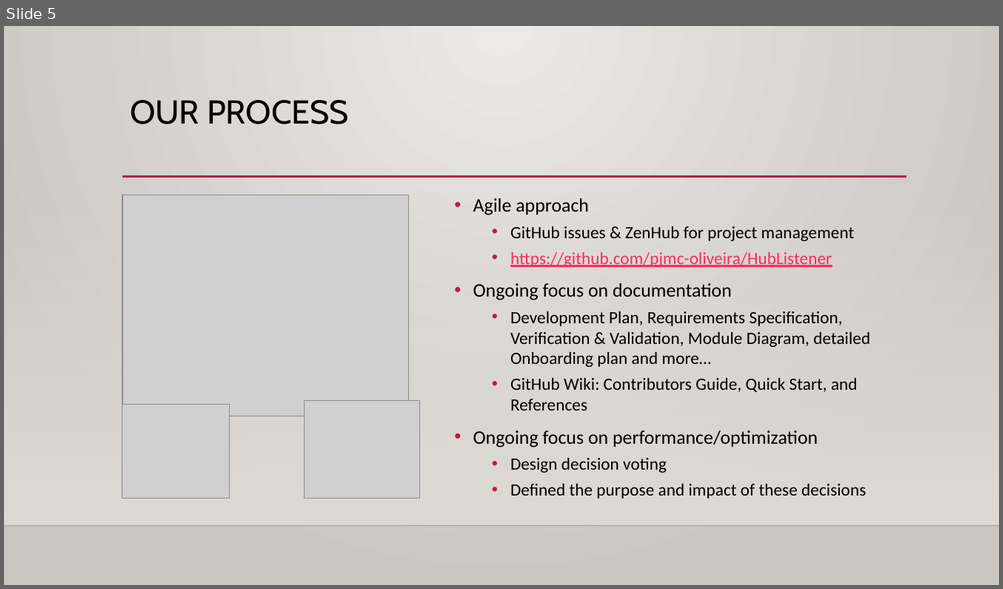
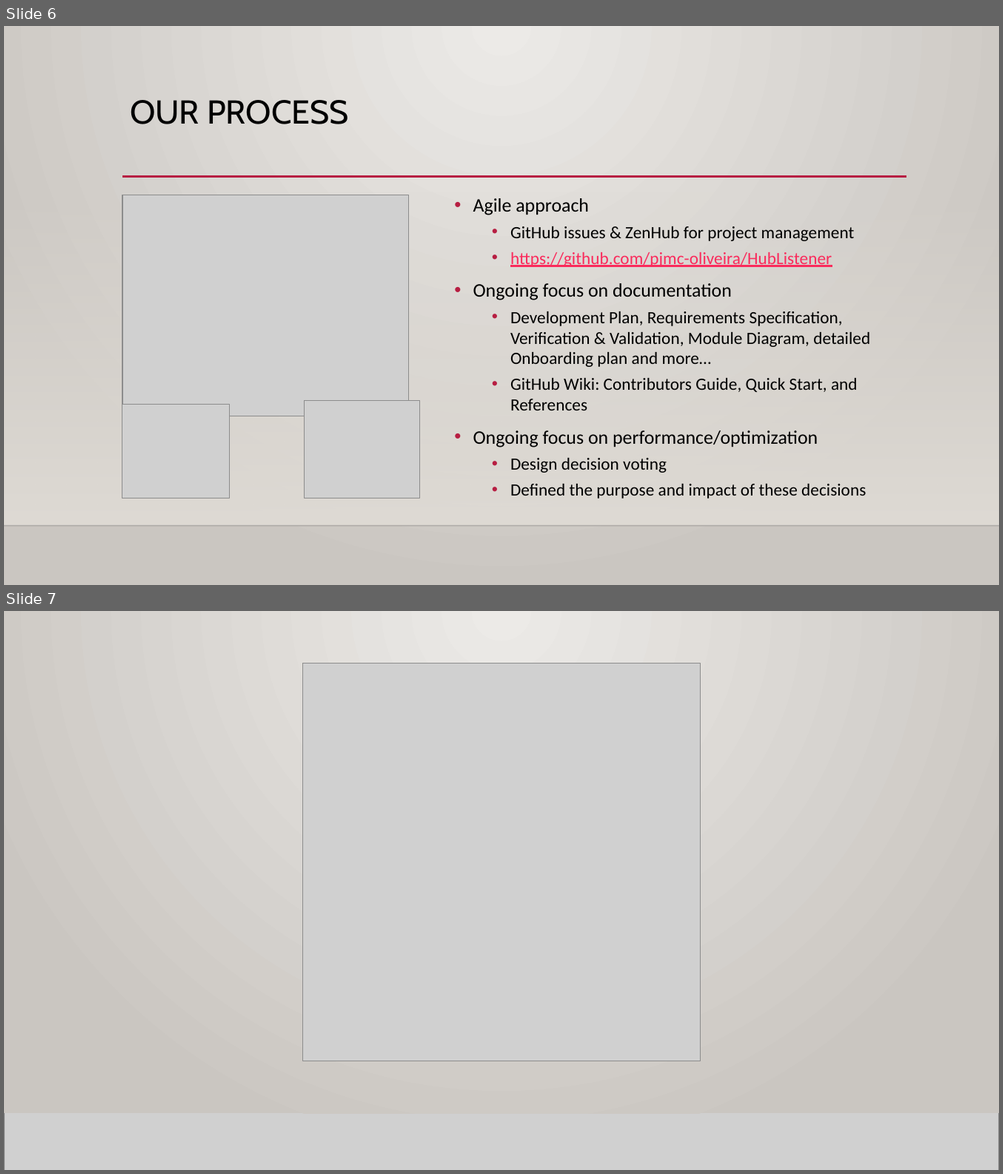
Before and after one commit to pjmc-oliveira/HubListener, a slide deck: Doc/FinalPresentation/HubListenerPresentation - Final.pptm. Shown one above the other, each under a label of ours: slide 5 before the commit, slides 6 and 7 after it. The pictures are 1003x589 and 1003x1174 pixels, drawn with LibreOffice and Linux fonts; fonts in the diff are those of the drawing; grey boxes stand for pictures; background and template pictures are left out. Boxes give left, top, right and bottom in pixels: in the first picture for what was removed or moved away, otherwise in the second. Text is boxed around its words. In the diff, an @@ line names an element or a change of style, - is before the commit and + after.

```diff
--- a/Doc/FinalPresentation/HubListenerPresentation - Final.pptm
+++ b/Doc/FinalPresentation/HubListenerPresentation - Final.pptm
@@ slide 7 added at box(4, 611, 999, 1170), background gradient #ECEAE7 to #CAC7C1; not listed: 3 template elements that a slide beside it also shows @@
@@ rectangle added at box(4, 611, 999, 1114), fill gradient #ECEAE7 to #CAC7C1 @@
@@ picture added at box(302, 664, 700, 1061) @@
@@ rectangle added at box(4, 776, 999, 1111), fill gradient #DFDBD5 @@
@@ picture added at box(4, 1111, 999, 1170) @@
@@ line added from (4, 1111) to (999, 1111), #000001 1 pt @@
@@ what was slide 5 is now slide 6 @@
```
Also in this commit, not shown: 2 other slides added, 5 slides removed, 2 other files.
